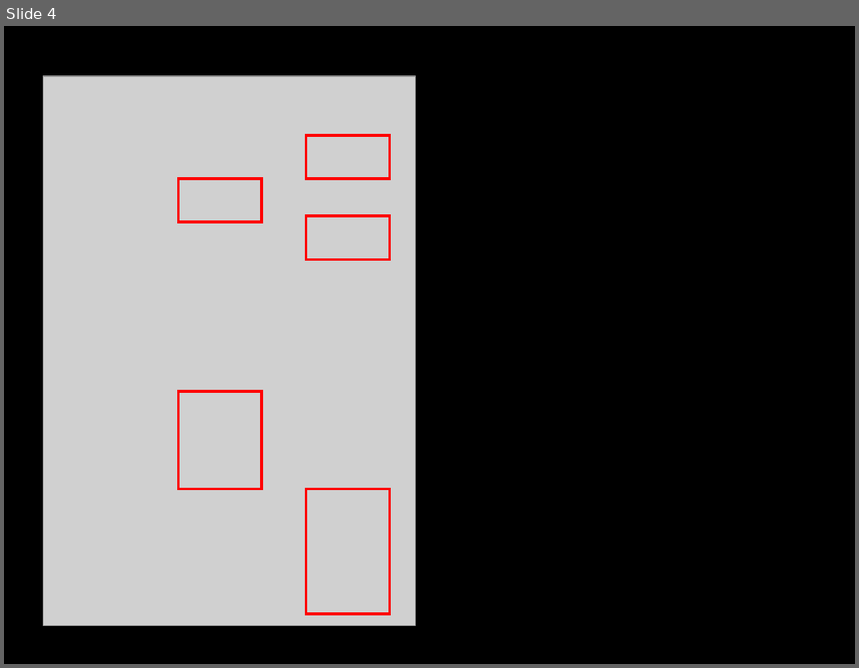
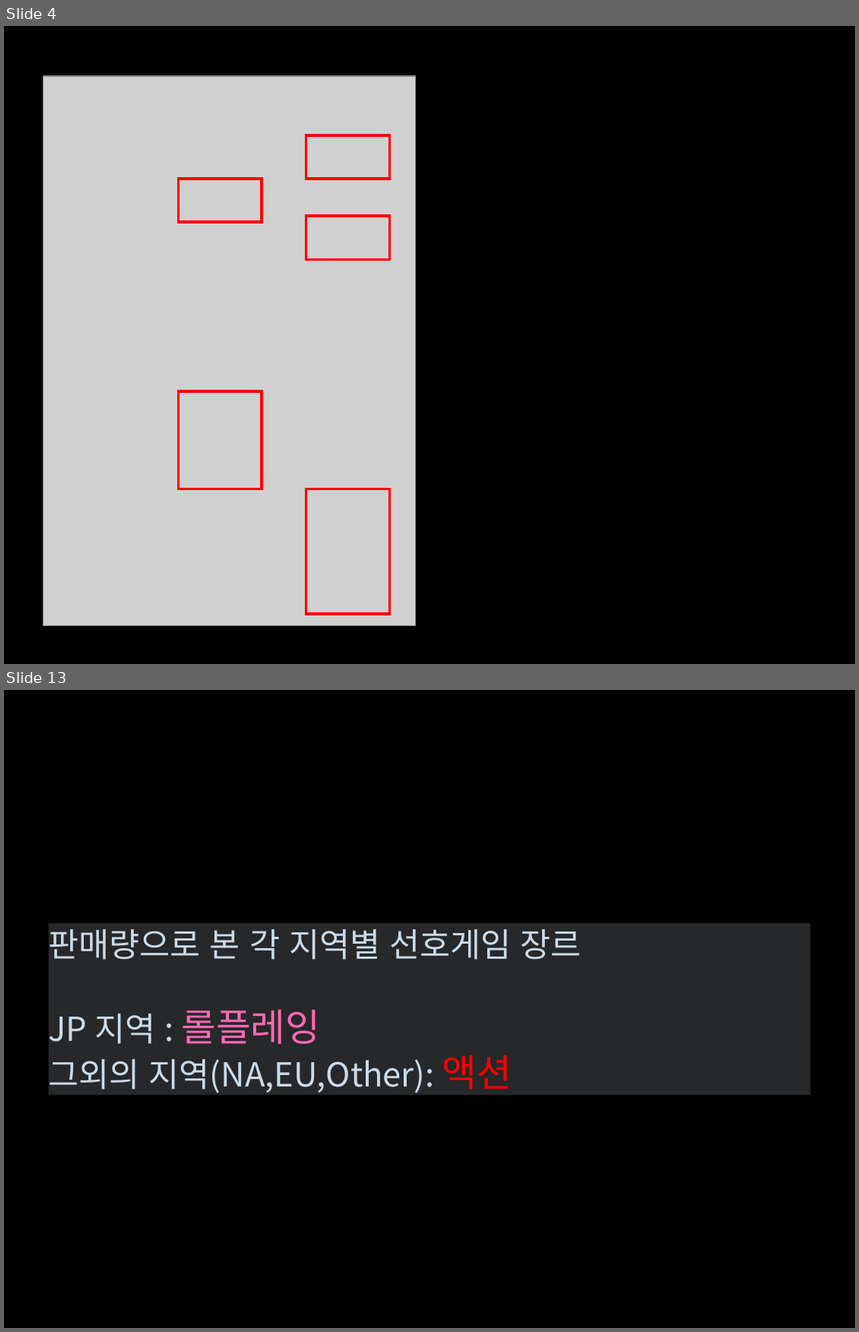
Before and after one commit to letssoar/CodeStatesProject, a slide deck: section1/cs_project_section1.pptx. Shown one above the other, each under a label of ours: slide 4 before the commit, slides 4 and 13 after it; the slides between them are not shown. The pictures are 859x668 and 859x1332 pixels, drawn with LibreOffice and Linux fonts; fonts in the diff are those of the drawing; grey boxes stand for pictures. Boxes give left, top, right and bottom in pixels: in the first picture for what was removed or moved away, otherwise in the second. Text is boxed around its words. In the diff, an @@ line names an element or a change of style, - is before the commit and + after.

```diff
--- a/section1/cs_project_section1.pptx
+++ b/section1/cs_project_section1.pptx
@@ slide 13 added at box(4, 690, 855, 1328), background #000000 @@
@@ title added at box(48, 923, 810, 1095), fill #262829, 28 pt, text #CCDBE9 @@
+판매량으로 본 각 지역별 선호게임 장르
+JP 지역 : 롤플레잉
+그외의 지역(NA,EU,Other): 액션
```
Also in this commit, not shown: 3 slides changed, 22 other slides added, 9 slides removed, 1 other file.
